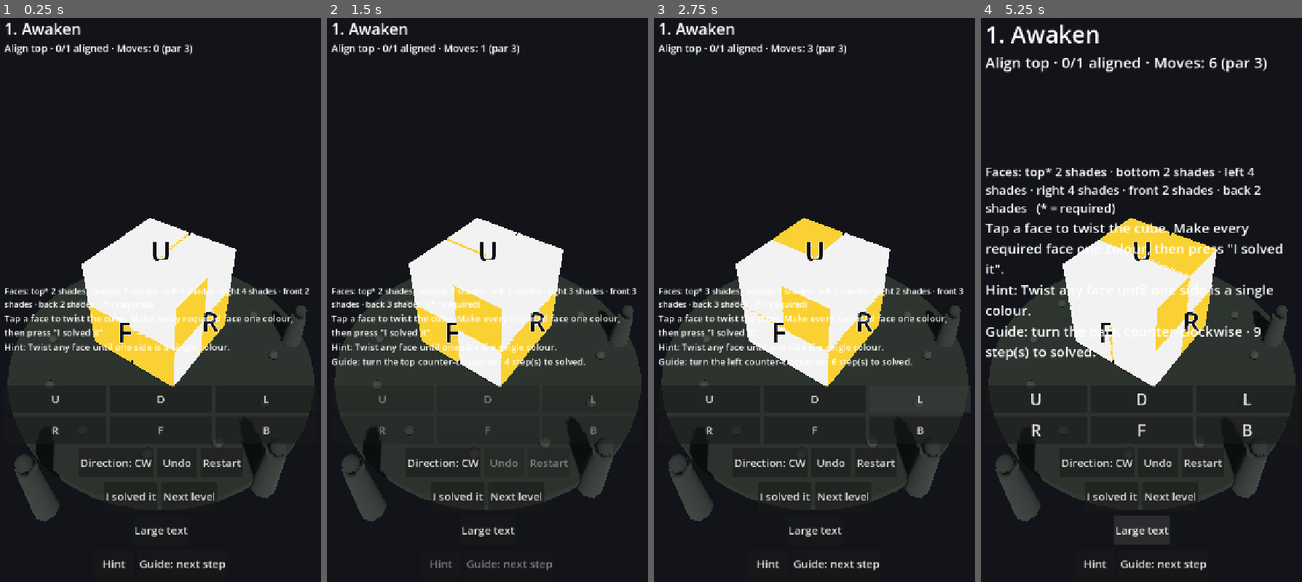
Above: before the commit, frames 1-4 (left to right).
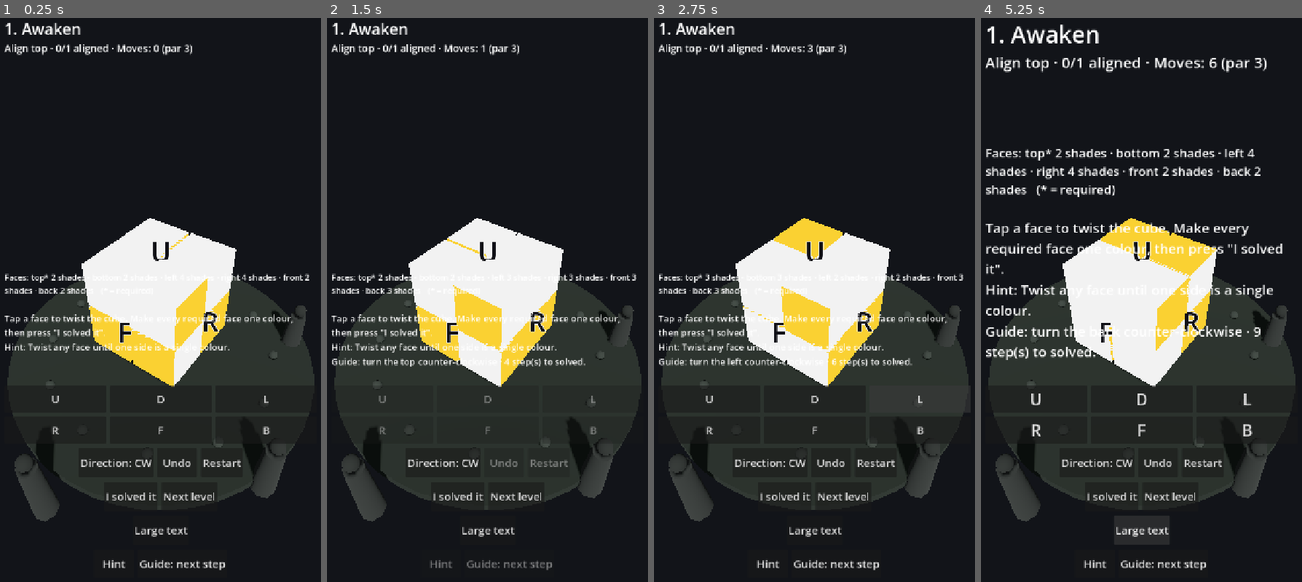
Above: after the commit, the same moments.

Repository: downwitherfan-design/CraftCube
Game: Godot game, scene res://scenes/Main.tscn
Same seed, same stepped clock (60 frames per second), same inputs: the game is played once before the commit and once after it.
Inputs:
- Up to frame 1 (0.25 s): no input
- Up to frame 2 (1.5 s): click "U" at 0.5 s; click "D" at 1.25 s
- Up to frame 3 (2.75 s): click "L" at 2 s
- Up to frame 4 (5.25 s): click "R" at 2.75 s; click "F" at 3.5 s; click "B" at 4.25 s; click "Large text" at 5 s

The runs differ from the first frame. In frame 1, 0.9% of the frame differs, in the area x 1-97%, y 45-52%; in frame 2, 1.0%; in frame 3, 1.0%; in frame 4, 2.7%, in the area x 1-88%, y 23-35%.

Commit message:
AI-13 Milestone E: granted equipment delivers its declared capability
Closes the protected loop Reward -> Equipment/Capability. GameState.has_capability(slot)
resolves equipped items through StoryContent (effect_slot/equipment_by_id), keyed off the effect
category rather than the equipment id, so any future item granting the same capability counts.
The granted Rootweave Gauntlet's 'perceive.resonance' effect now surfaces a HUD line naming the
faces one turn from settling (distinct==2). The line is empty until the gauntlet is equipped.

PD-002 respected: this is perception of the same truth, never a change to puzzle truth, and
the domain engine/state are untouched by the readout.

Tests (350 passed / 0 failed): capability absent before grant, present while equipped, absent
after unequip; effect slot parsed from the effect id; HUD line empty without the item and, once
equipped, begins with 'Resonance:' and names a near-settled face. Full Android CI green
(350 tests, smoke boot, signed debug APK sha256 49d73570...).

Co-authored-by: openhands <openhands@all-hands.dev>

Diff:
--- a/game/scripts/game/game_state.gd
+++ b/game/scripts/game/game_state.gd
@@ -44,6 +44,18 @@
 
 func is_equipped(id: String) -> bool:
 	return loadout.has(id)
+
+## True when an equipped item provides `slot` (e.g. "resonance"). Keyed off the effect
+## category, not the equipment id, so any future item granting the same capability counts.
+## The owning class is resolved through StoryContent, not hard-coded here.
+func has_capability(slot: String) -> bool:
+	if slot == "":
+		return false
+	for id in loadout:
+		var eff := str(StoryContent.equipment_by_id(str(id)).get("effect", ""))
+		if eff != "" and StoryContent.effect_slot(eff) == slot:
+			return true
+	return false
 
 func equip(id: String) -> bool:
 	if not owns(id):
--- a/game/scripts/game/hud.gd
+++ b/game/scripts/game/hud.gd
@@ -23,6 +23,7 @@
 var _hint_btn: Button
 var _step_btn: Button
 var _readiness: Label
+var _resonance: Label
 
 const BTN_MIN := Vector2(88, 64)
 
@@ -85,6 +86,7 @@
 	_story = _label("", 22)
 	_guide = _label("", 20)
 	_readiness = _label("", 18)
+	_resonance = _label("", 18)
 	outer.add_child(_title)
 	outer.add_child(_status)
 
@@ -92,6 +94,7 @@
 	spacer.size_flags_vertical = Control.SIZE_EXPAND_FILL
 	outer.add_child(spacer)
 	outer.add_child(_readiness)
+	outer.add_child(_resonance)
 	outer.add_child(_onboard)
 	outer.add_child(_hint)
 	outer.add_child(_guide)
@@ -180,6 +183,7 @@
 	_guide.text = ""
 	_refresh_legal()
 	_refresh_readiness()
+	_refresh_resonance()
 
 func _refresh_legal() -> void:
 	var legal: Array = controller.legal_faces()
@@ -200,6 +204,7 @@
 	if controller.engine.is_solved():
 		_status.text = "All required faces aligned — press \"I solved it\"."
 	_refresh_readiness()
+	_refresh_resonance()
 
 ## Per-face mastery readout: for every face, say whether it is solid (a single colour) or
 ## still shows several shades, and mark the objective faces so the player can read progress
@@ -217,6 +222,23 @@
 		parts.append("%s%s %s" % [names.get(face, face), mark, state])
 	_readiness.text = "Faces: " + " · ".join(parts) + "   (* = required)"
 
+## Equipment capability readout (PD-002: equipment changes what you can perceive, never
+## puzzle truth). The Rootweave Gauntlet's declared "perceive.resonance" capability surfaces
+## which faces are one turn from settling — a hint about the same truth, not a shortcut past it.
+func _refresh_resonance() -> void:
+	if not controller.game_state.has_capability("resonance"):
+		_resonance.text = ""
+		return
+	var names := {"U": "top", "D": "bottom", "L": "left", "R": "right", "F": "front", "B": "back"}
+	var near := PackedStringArray()
+	for entry in controller.face_readiness():
+		if not bool(entry["solid"]) and int(entry["distinct"]) == 2:
+			near.append(str(names.get(str(entry["face"]), str(entry["face"]))))
+	if near.is_empty():
+		_resonance.text = "Resonance: no face is one turn from settling."
+	else:
+		_resonance.text = "Resonance: one turn from settling — " + ", ".join(near) + "."
+
 ## Names the objective's required faces in player terms, so "Align U" reads as "top".
 func _objective_faces_text() -> String:
 	var names := {"U": "top", "D": "bottom", "F": "front", "B": "back", "L": "left", "R": "right"}
@@ -323,6 +345,7 @@
 		_append_story(narrative)
 	if not equipment.is_empty():
 		_hint.text = "Equipment: %s — %s" % [str(equipment.get("name", "")), str(equipment.get("purpose", ""))]
+	_refresh_resonance()
 
 func _on_discovery(discovery: Dictionary) -> void:
 	_append_story("Discovery — %s: %s" % [str(discovery.get("name", "")), str(discovery.get("text", ""))])
@@ -333,8 +356,8 @@
 func _on_big_text() -> void:
 	_big_text = not _big_text
 	var mult := 1.5 if _big_text else 1.0
-	for l in [_title, _status, _onboard, _hint, _story, _guide, _readiness]:
-		var base := 34 if l == _title else (22 if (l == _status or l == _story) else (18 if l == _readiness else 20))
+	for l in [_title, _status, _onboard, _hint, _story, _guide, _readiness, _resonance]:
+		var base := 34 if l == _title else (22 if (l == _status or l == _story) else (18 if (l == _readiness or l == _resonance) else 20))
 		l.add_theme_font_size_override("font_size", int(base * mult))
 	for entry in _face_buttons:
 		entry["button"].add_theme_font_size_override("font_size", int(24 * mult))
--- a/game/scripts/game/story_content.gd
+++ b/game/scripts/game/story_content.gd
@@ -65,6 +65,17 @@
 static func reward_for(reward_id: String) -> Dictionary:
 	return REWARDS.get(reward_id, {})
 
+## Equipment record by its own id (id -> {name, purpose, effect}).
+static func equipment_by_id(id: String) -> Dictionary:
+	return EQUIPMENT.get(id, {})
+
+## A capability slot is the category after the last dot of an effect id, so
+## "perceive.resonance" -> "resonance". Owners and consumers key off the slot, never the
+## equipment id, so future equipment can grant the same capability.
+static func effect_slot(effect: String) -> String:
+	var parts := effect.split(".")
+	return parts[parts.size() - 1] if parts.size() >= 2 else effect
+
 ## The equipment id granted by a reward ("" if none). Single source of truth so callers
 ## never hard-code a reward->equipment mapping.
 static func equipment_id_for(reward_id: String) -> String:
--- a/game/tests/run_tests.gd
+++ b/game/tests/run_tests.gd
@@ -52,6 +52,8 @@
 	_test_objective_progress()
 	_test_face_readiness()
 	_test_hud_readiness_line()
+	_test_equipment_capability()
+	_test_hud_resonance_line()
 	_test_animated_chapter_end_to_end()
 	_test_guided_solver_domain()
 	_test_guided_solver_controller()
@@ -1084,6 +1086,44 @@
 		m.get_parent().remove_child(m)
 	m.free()
 
+## Milestone E: the Rootweave Gauntlet's declared capability must actually surface, keyed off
+## the effect slot (not the equipment id), and only when the item is equipped.
+func _test_equipment_capability() -> void:
+	print("[equipment capability]")
+	var g := GameState.new()
+	_check("no resonance before the gauntlet", not g.has_capability("resonance"))
+	g.grant_equipment("equipment.rootweave_gauntlet")
+	_check("granted gauntlet auto-equips into loadout", g.is_equipped("equipment.rootweave_gauntlet"))
+	_check("equipped gauntlet provides resonance", g.has_capability("resonance"))
+	_check("unknown capability is absent", not g.has_capability("not_a_slot"))
+	g.unequip("equipment.rootweave_gauntlet")
+	_check("unequipping removes the capability", not g.has_capability("resonance"))
+	# Slot is derived from the effect id, independent of the equipment id.
+	_eq("effect slot parses the effect id", StoryContent.effect_slot("perceive.resonance"), "resonance")
+
+## Milestone E: the HUD resonance line is invisible without the capability and, once the
+## gauntlet is equipped, names the face that is one turn from settling (distinct==2).
+func _test_hud_resonance_line() -> void:
+	print("[hud resonance line]")
+	var m = load("res://scenes/Main.tscn").instantiate()
+	m._ready()
+	var hud = m.get_node("HUD")
+	m.load_level(2)  # Hollow Stone: cube.2, align U+F
+	hud._refresh_resonance()
+	_check("no resonance line before the gauntlet", hud._resonance.text == "")
+	m.game_state.grant_equipment("equipment.rootweave_gauntlet")
+	# Force a face to exactly two shades (one turn from settling) deterministically: a
+	# quarter turn of F leaves F with 2 colours and keeps the cube unsolved.
+	m.engine.state.reset()
+	m.engine.apply_move(MoveTable.face_move("F", true))
+	hud._refresh_resonance()
+	_check("resonance line appears with the gauntlet", hud._resonance.text.begins_with("Resonance:"))
+	_check("resonance names the near-settled face in player terms",
+		hud._resonance.text.contains("front") or hud._resonance.text.contains("top"))
+	if m.get_parent() != null:
+		m.get_parent().remove_child(m)
+	m.free()
+
 ## Play the whole chapter through the real scene using ANIMATED turns (each turn started via
 ## the controller and settled through the tween path), asserting the rendered cube matches
 ## the truth layer after every turn and that progression/rewards/discoveries advance.
Binary file changed: game/docs/evidence/screenshots/session10_hint.png
Not shown, changed: game/docs/evidence/screenshots/session10_hint.png.import
Binary file changed: game/docs/evidence/screenshots/session10_initial.png
Not shown, changed: game/docs/evidence/screenshots/session10_initial.png.import
Binary file changed: game/docs/evidence/screenshots/session10_orbit.png
Not shown, changed: game/docs/evidence/screenshots/session10_orbit.png.import
Binary file changed: game/docs/evidence/screenshots/session10_world_complete.png
Not shown, changed: game/docs/evidence/screenshots/session10_world_complete.png.import
Not shown, changed: 11_INTEGRATION/OPENHANDS_RESUME_STATE.md
Not shown, changed: game/docs/evidence/session10_build.log
Not shown, changed: game/docs/evidence/session10_milestoneB.log
